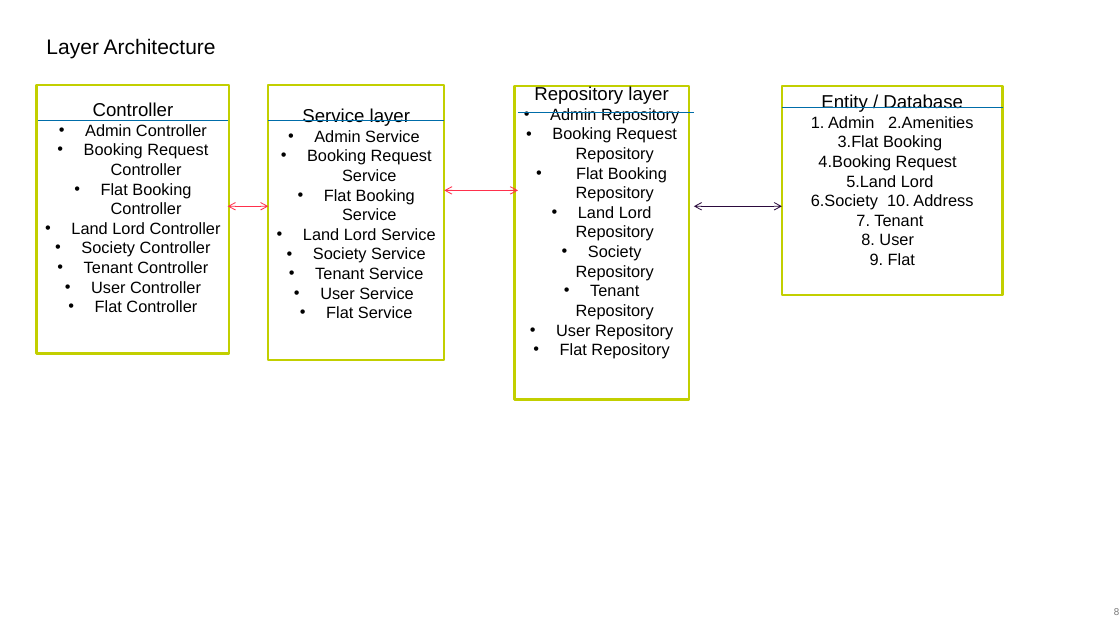
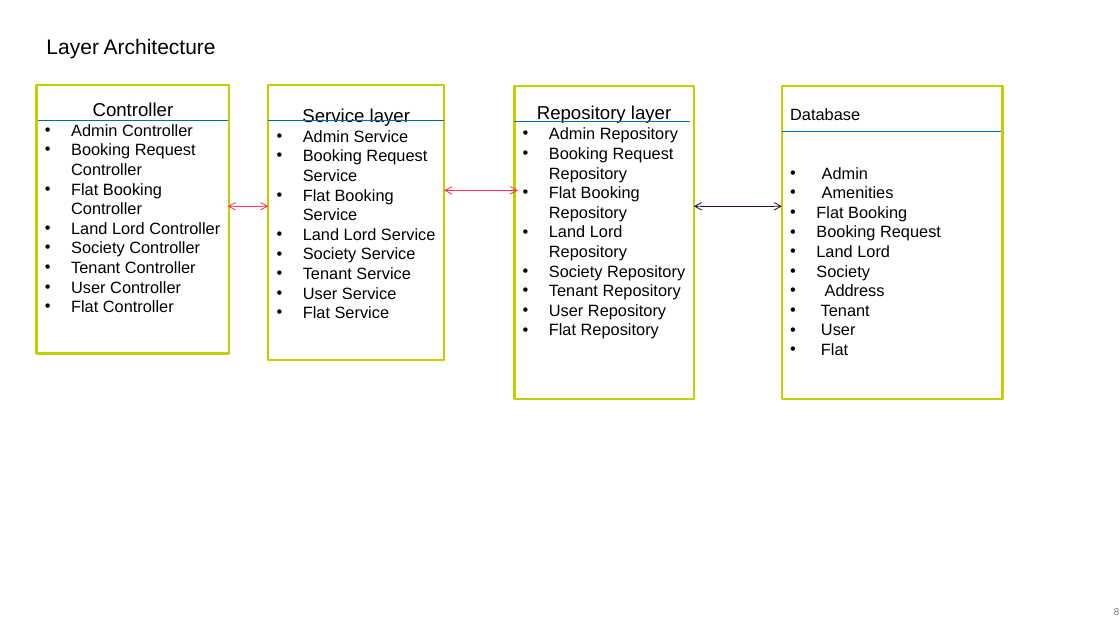
Before and after one commit to vishalk2/flatRental, a slide deck: slide 8 of OnlineFlat Rental Application.pptx. Drawn at 1120x630 pixels with LibreOffice and Linux fonts; fonts in the diff are those of the drawing; background and template pictures are left out. Boxes give left, top, right and bottom in pixels: in the first picture for what was removed or moved away, otherwise in the second. Text is boxed around its words. In the diff, an @@ line names an element or a change of style, - is before the commit and + after.

```diff
--- a/OnlineFlat Rental Application.pptx
+++ b/OnlineFlat Rental Application.pptx
@@ rectangle "Repository layer": place and size @@
-rectangle "Repository layer" at bbox=[514, 86, 689, 399]
+rectangle "Repository layer" at bbox=[514, 86, 694, 399]
@@ rectangle "Database": place and size @@
-rectangle "Database" at bbox=[782, 86, 1003, 294]
+rectangle "Database" at bbox=[782, 86, 1003, 399]
@@ text in rectangle at bbox=[790, 108, 941, 355]: text changed @@
-Entity / Database
-1. Admin 2.Amenities
-3.Flat Booking
-4.Booking Request
-5.Land Lord
-6.Society 10. Address
-7. Tenant
-8. User
-9. Flat
+Database
+• Admin
+• Amenities
+• Flat Booking
+• Booking Request
+• Land Lord
+• Society
+• Address
+• Tenant
+• User
+• Flat
@@ text in rectangle at bbox=[71, 124, 220, 312]: alignment centre to left @@
@@ text in rectangle at bbox=[303, 130, 436, 318]: alignment centre to left @@
@@ line moved from (518, 113) - (694, 113) to (514, 122) - (691, 122) @@
@@ text in rectangle at bbox=[549, 127, 685, 339]: alignment centre to left @@
@@ line moved from (782, 107) - (1003, 107) to (782, 131) - (1001, 131) @@
```
Also in this commit, not shown: 2 other slides changed.
